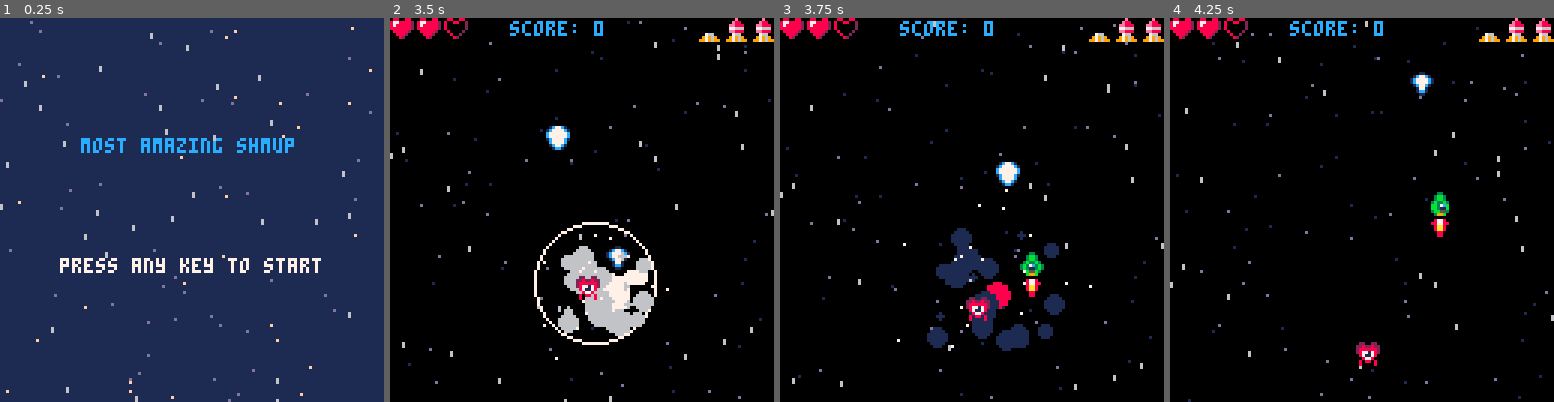
Above: before the commit, frames 1-4 (left to right).
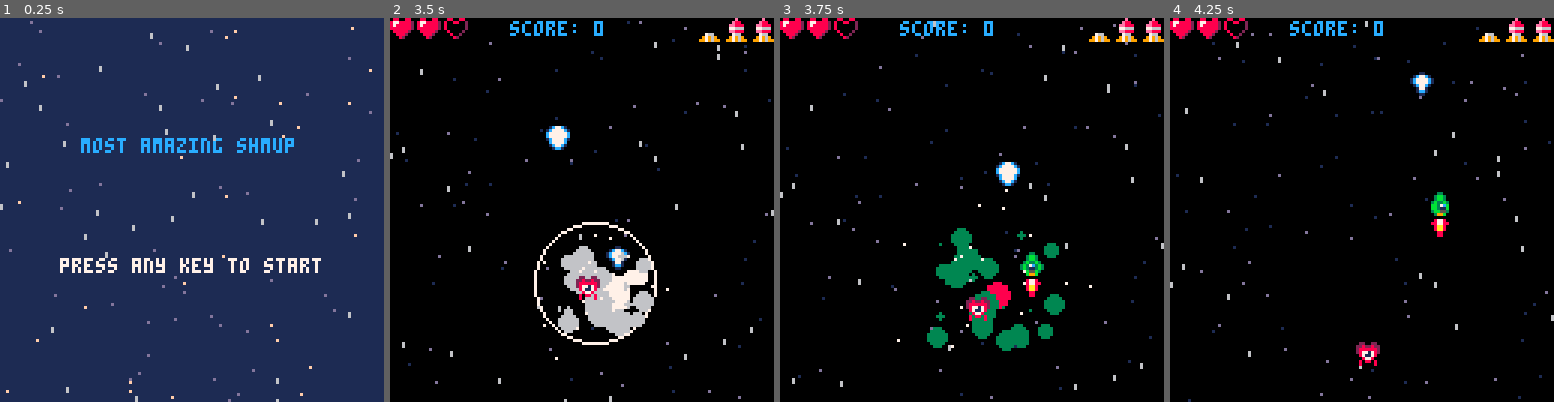
Above: after the commit, the same moments.

Repository: joaquimgamero/pico8-shmup
Game: PICO-8 cartridge shmup.p8
The game is run twice, just before and just after one commit, with the same random seed, the same clock (stepped at 60 frames per second) and the same inputs.
Inputs:
- Up to frame 1 (0.25 s): no input
- Up to frame 2 (3.5 s): tap O (Z key) at 0.33, 0.7, 1.43, 2.22, 3.1 s; tap X (X key) at 1.07, 2.07, 2.4, 2.73, 3.07, 3.4 s; hold Left 1.97-2.37 s; hold Down 2.42-2.82 s; hold Right from 2.87 s (still down)
- Up to frame 3 (3.75 s): release Right at 3.53 s; hold Up from 3.58 s (still down); tap X (X key) at 3.73 s
- Up to frame 4 (4.25 s): tap O (Z key) at 3.98 s; tap X (X key) at 4.07 s; release Up at 4.08 s; hold Right from 4.13 s (still down)

Frames 1-2 are identical in both runs. In frame 3, 2.9% of the frame differs, in the area x 38-75%, y 54-87%; in frame 4, nothing differs.

Commit message:
tweak: change blue explosion to green (the ship color)

Diff:
--- a/shmup.p8
+++ b/shmup.p8
@@ -192,7 +192,7 @@
  if invul==0 then
 	 for en in all(enemies) do
 	  if collide(ship,en) then
-			 explode(ship.x,ship.y,'blue')
+			 explode(ship.x,ship.y,'green')
 	   lives-=1
 	   sfx(1)
 	   invul=60
@@ -274,8 +274,8 @@
  for p in all(particles) do
   local p_color=7
 
-  if p.color_mode=='blue' then
-   p_color=get_blue_p_color(p)
+  if p.color_mode=='green' then
+   p_color=get_green_p_color(p)
   else
    p_color=get_red_p_color(p)
   end
@@ -608,23 +608,23 @@
 	return p_color
 end
 
-function get_blue_p_color(particle)
+function get_green_p_color(particle)
 	local p_color=7
 
 	if particle.age>5 then
 	 p_color=6
 	end
 	if particle.age>7 then
-	 p_color=12
+	 p_color=11
 	end
 	if particle.age>10 then
-	 p_color=13
+	 p_color=11
 	end
 	if particle.age>12 then
-	 p_color=1
+	 p_color=3
 	end
 	if particle.age>15 then
-	 p_color=1
+	 p_color=3
 	end
 
 	return p_color
